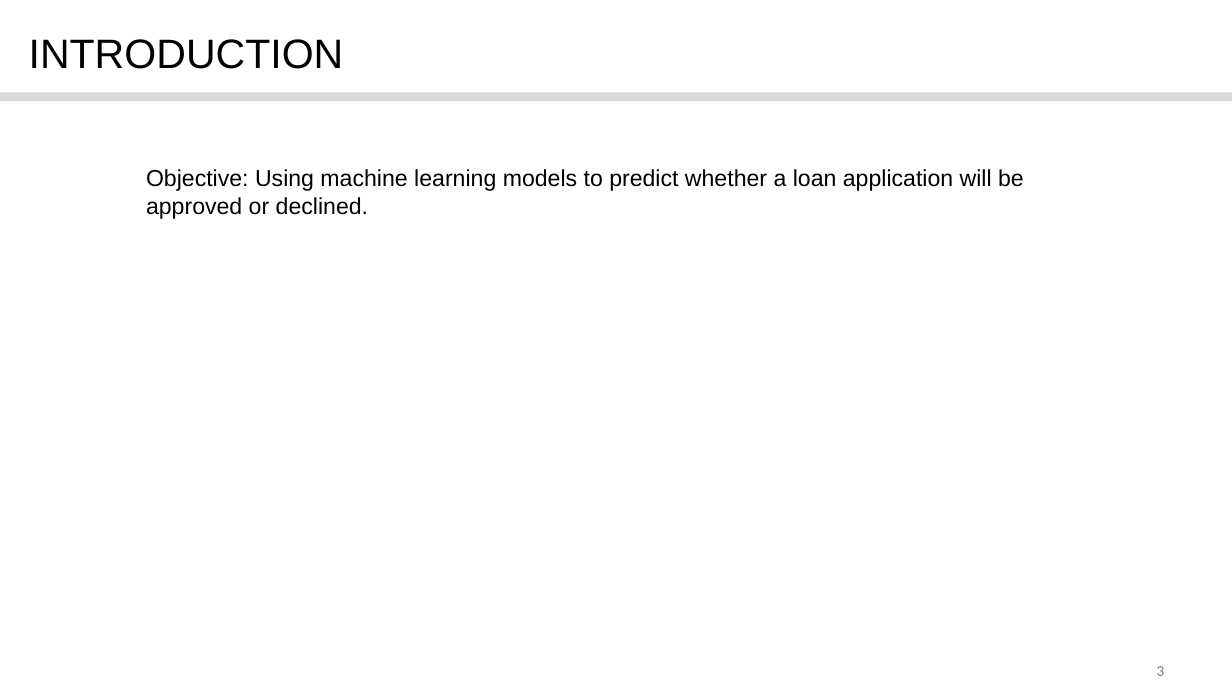
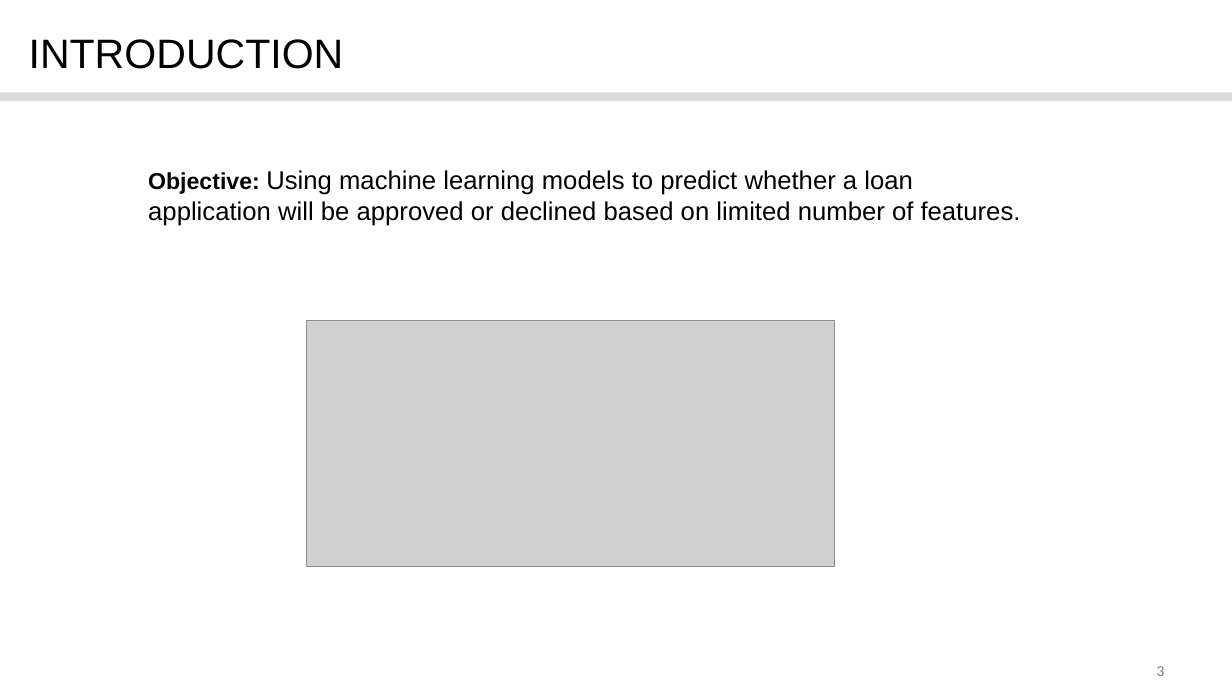
Before and after one commit to CharlesK98/Capstone-Project-2, a slide deck: slide 3 of Capstone Project 2.pptx. Drawn at 1232x693 pixels with LibreOffice and Linux fonts; fonts in the diff are those of the drawing; grey boxes stand for pictures; background and template pictures are left out. Boxes give left, top, right and bottom in pixels: in the first picture for what was removed or moved away, otherwise in the second. Text is boxed around its words. In the diff, an @@ line names an element or a change of style, - is before the commit and + after.

```diff
--- a/Capstone Project 2.pptx
+++ b/Capstone Project 2.pptx
@@ text at (148,170,1021,226): text changed; size 18 to 20 pt @@
-Objective: Using machine learning models to predict whether a loan application will be approved or declined.
+Objective: Using machine learning models to predict whether a loan application will be approved or declined based on limited number of features.
@@ picture added at (306,321,835,567) @@
```
Also in this commit, not shown: 8 other slides changed.
